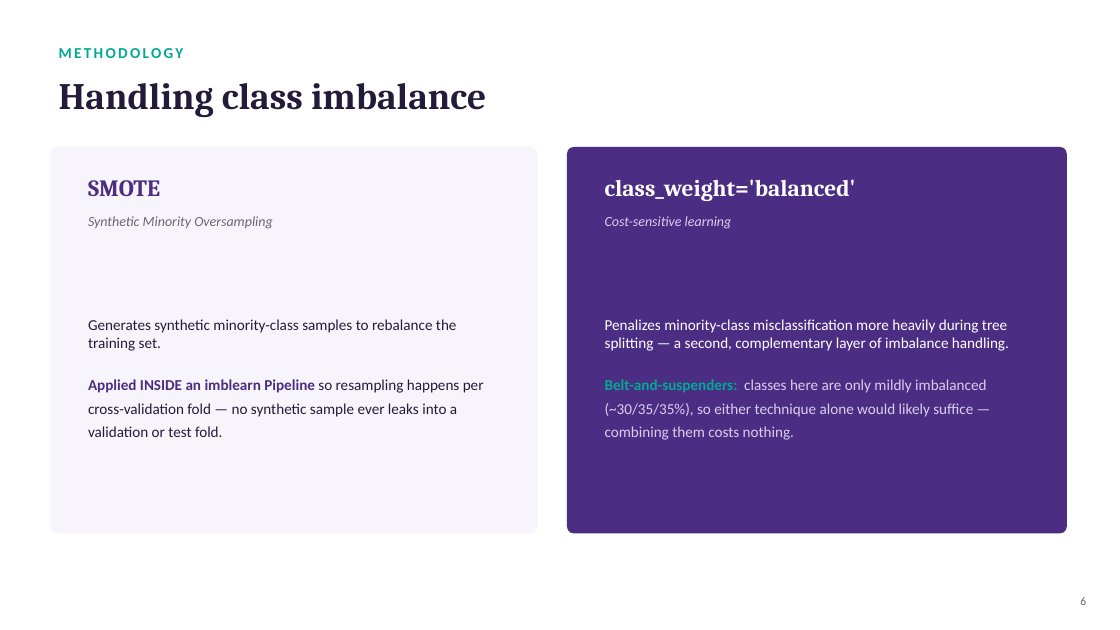
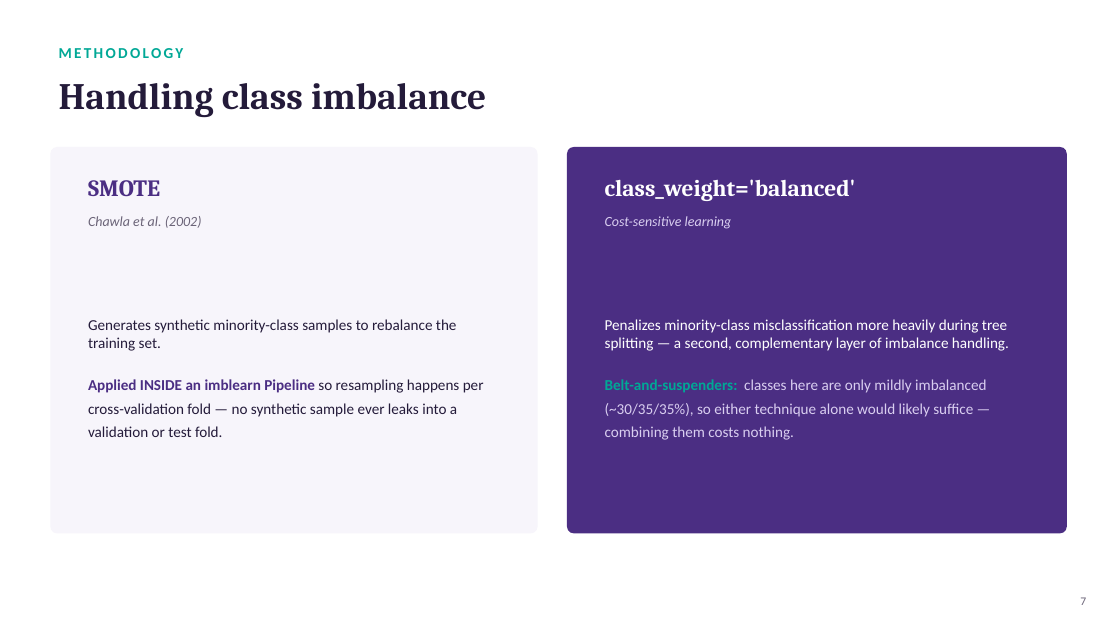
Before and after one commit to kareem1207/Early-Stage-Pancreatic-Cancer-Detection-Using-Random-Forest-Classification, a slide deck: slide 8 of reports/presentation.pptx (slide 6 before the commit). Drawn at 1120x630 pixels with LibreOffice and Linux fonts; fonts in the diff are those of the drawing. Boxes give left, top, right and bottom in pixels: in the first picture for what was removed or moved away, otherwise in the second. Text is boxed around its words. In the diff, an @@ line names an element or a change of style, - is before the commit and + after.

```diff
--- a/reports/presentation.pptx
+++ b/reports/presentation.pptx
@@ text at [88,216,202,228]: text changed @@
-Synthetic Minority Oversampling
+Chawla et al. (2002)
@@ text at [1080,597,1086,605]: text changed @@
-6
+7
```
Also in this commit, not shown: 10 other slides changed, 4 slides added.
